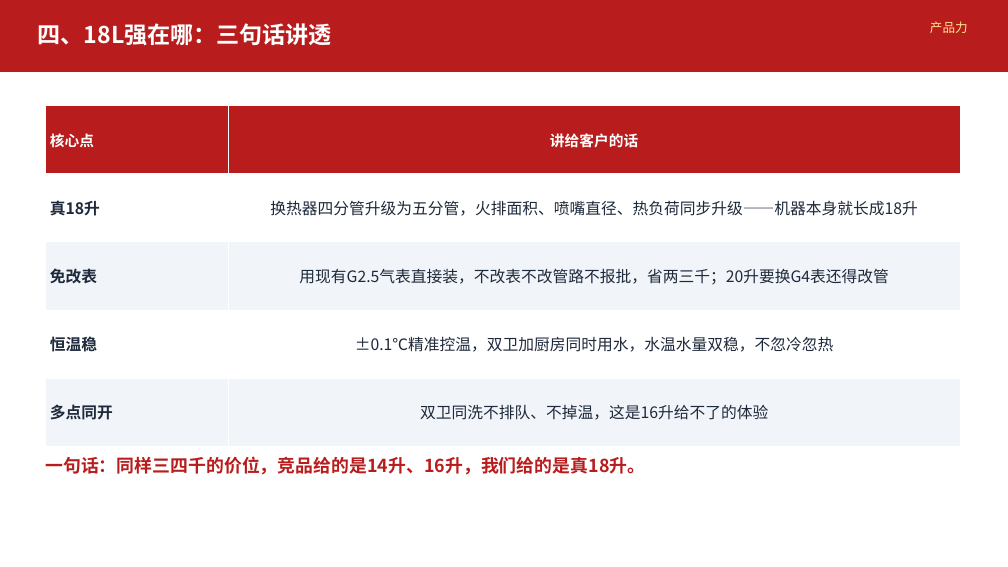
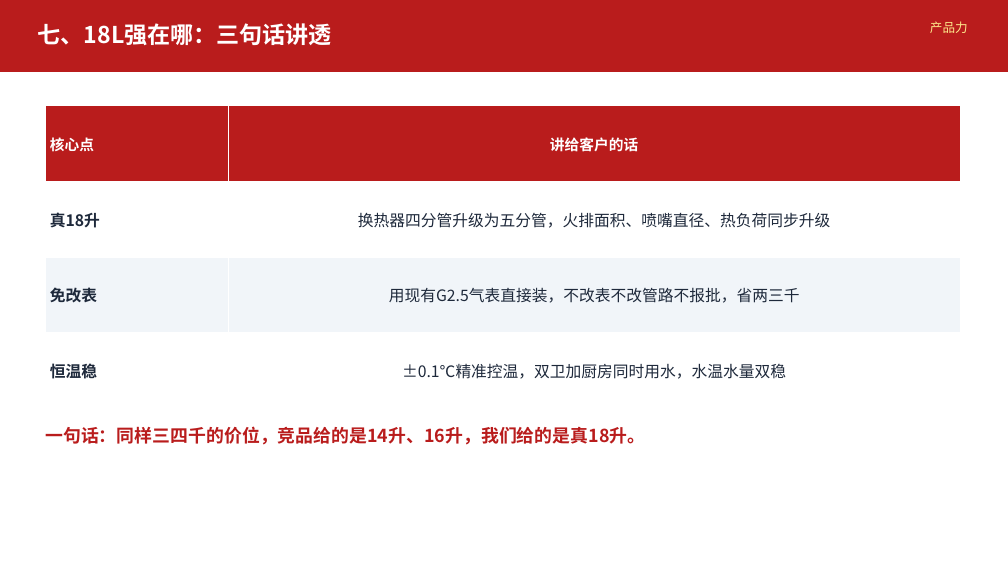
Before and after one commit to Wengweijian/BB-jiaofuzhongxin, a slide deck: slide 13 of 经销商培训_分享会完整版.pptx (slide 10 before the commit). Drawn at 1008x567 pixels with LibreOffice and Linux fonts; fonts in the diff are those of the drawing; background and template pictures are left out. Boxes give left, top, right and bottom in pixels: in the first picture for what was removed or moved away, otherwise in the second. Text is boxed around its words. In the diff, an @@ line names an element or a change of style, - is before the commit and + after.

Commit message:
经销商培训分享会：新增门店标杆/个人标杆/真实案例三页（16页）

```diff
--- a/经销商培训_分享会完整版.pptx
+++ b/经销商培训_分享会完整版.pptx
@@ text at (38, 23, 332, 45): text changed @@
-四、18L强在哪：三句话讲透
+七、18L强在哪：三句话讲透
@@ table at (45, 106, 960, 408) @@
-row 2: 真18升 | 换热器四分管升级为五分管，火排面积、喷嘴直径、热负荷同步升级——机器本身就长成18升
-row 3: 免改表 | 用现有G2.5气表直接装，不改表不改管路不报批，省两三千；20升要换G4表还得改管
-row 4: 恒温稳 | ±0.1℃精准控温，双卫加厨房同时用水，水温水量双稳，不忽冷忽热
-row 5: 多点同开 | 双卫同洗不排队、不掉温，这是16升给不了的体验
+row 2: 真18升 | 换热器四分管升级为五分管，火排面积、喷嘴直径、热负荷同步升级
+row 3: 免改表 | 用现有G2.5气表直接装，不改表不改管路不报批，省两三千
+row 4: 恒温稳 | ±0.1℃精准控温，双卫加厨房同时用水，水温水量双稳
@@ text "一句话：同样三四千的价位，竞品给的是14升、16升，我们给的是真18升。": place and size @@
-text "一句话：同样三四千的价位，竞品给的是14升、16升，我们给的是真18升。" at (45, 456, 645, 475)
+text "一句话：同样三四千的价位，竞品给的是14升、16升，我们给的是真18升。" at (45, 426, 645, 445)
```
Also in this commit, not shown: 12 other slides changed, 3 slides added.
